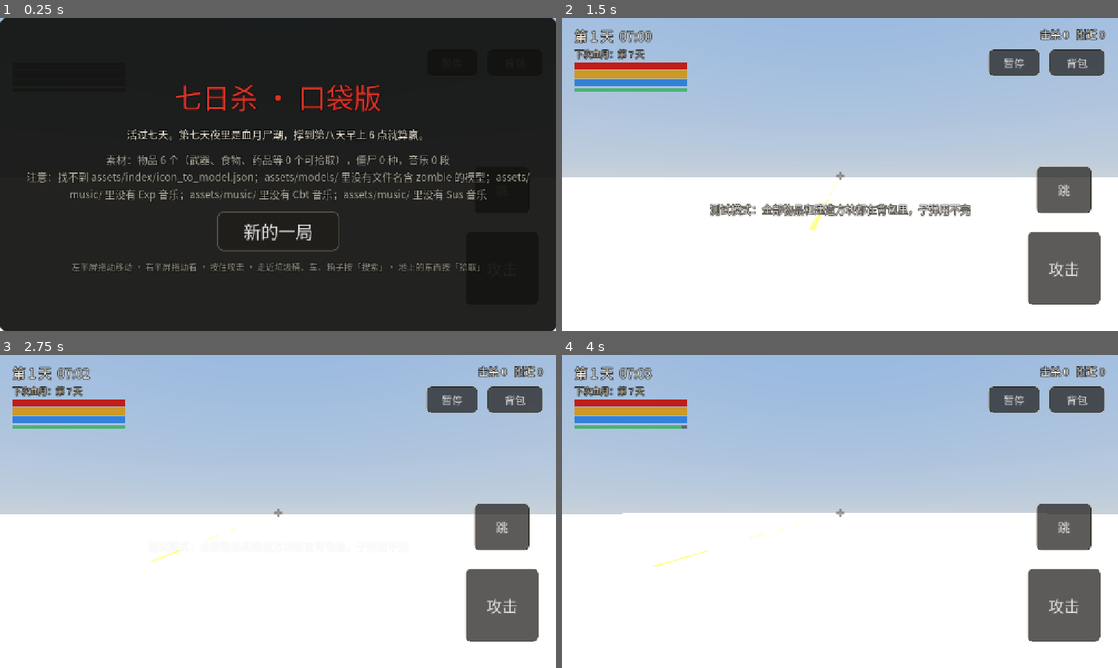
Above: before the commit, frames 1-4 (two rows, left to right).
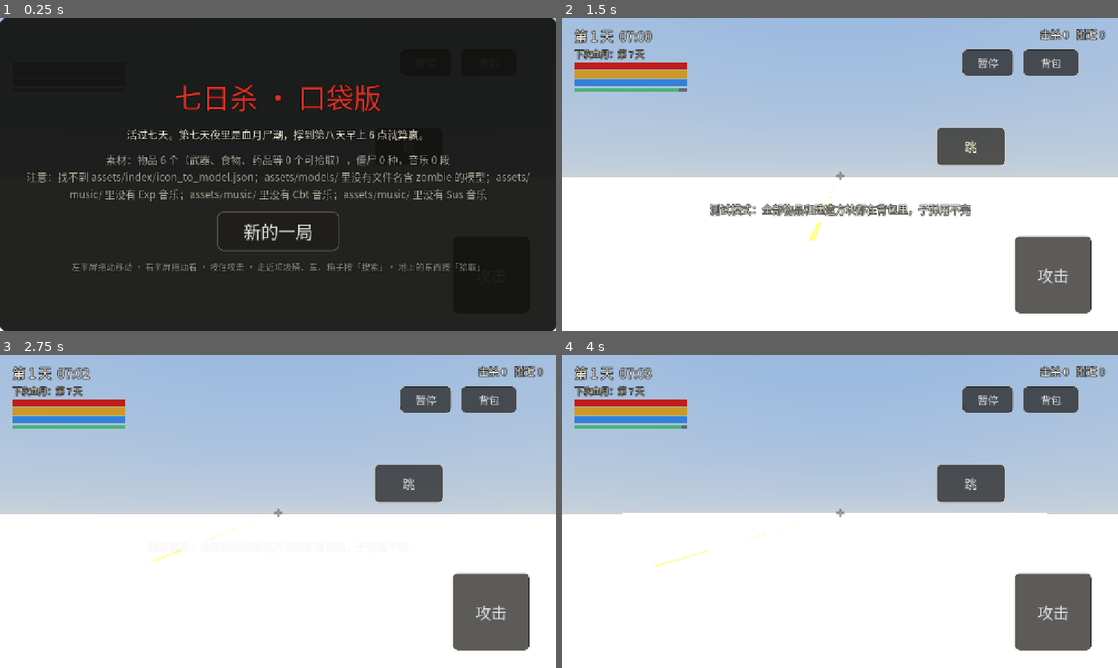
Above: after the commit, the same moments.

Repository: langhua98/7day
Game: Godot game, scene res://scenes/main.tscn
Same seed, same stepped clock (60 frames per second), same inputs: the game is played once before the commit and once after it.
Inputs (mouse positions are in pixels of both pictures, inside the frame that each line leads up to):
- Up to frame 1 (0.25 s): no input
- Up to frame 2 (1.5 s): click "新的一局" at 0.5 s; tap Enter at 1.25 s; move the mouse to (962, 158) at 1.27 s; hold D from 1.28 s (still down); hold R from 1.28 s (still down); click (962, 158) at 1.42 s
- Up to frame 3 (2.75 s): tap Space at 1.52, 2 s; release D at 2 s; release R at 2 s; drag from (166, 527) to (250, 574) at 2.02 s
- Up to frame 4 (4 s): move the mouse to (895, 442) at 2.77 s; hold D 2.78-3.5 s; hold F 2.78-3.5 s; tap Enter at 3.5 s; drag from (812, 574) to (673, 464) at 3.52 s

The runs differ from the first frame. In frame 2, 6.2% of the frame differs, in the area x 21-98%, y 10-95%; in frame 3, 6.1%; in frame 4, 6.1%.

Commit message:
iOS 触屏：重排按钮、按下反馈、摇杆死区、UI 验收

Diff:
--- a/scripts/hud.gd
+++ b/scripts/hud.gd
@@ -67,6 +67,7 @@
 var _cross_tween: Tween
 var _hit_tween: Tween
 const JOY_RADIUS := 90.0
+const JOY_DEADZONE := 0.12
 const QUALITY_COLORS := [Color(0.7, 0.7, 0.7), Color(0.65, 0.45, 0.25), Color(0.9, 0.8, 0.2),
 	Color(0.3, 0.8, 0.3), Color(0.3, 0.55, 1.0), Color(0.7, 0.35, 1.0)]
 
@@ -161,14 +162,14 @@
 
 	# 底部快捷栏
 	_hotbar.set_anchors_preset(Control.PRESET_CENTER_BOTTOM)
-	_hotbar.position = Vector2(-330, -104)
+	_hotbar.position = Vector2(-330, -150)
 	_hotbar.add_theme_constant_override("separation", 8)
 	_root.add_child(_hotbar)
 
 	_attack_btn.text = "攻击"
 	_attack_btn.set_anchors_preset(Control.PRESET_BOTTOM_RIGHT)
-	_attack_btn.position = Vector2(-210, -230)
-	_attack_btn.size = Vector2(170, 170)
+	_attack_btn.position = Vector2(-240, -220)
+	_attack_btn.size = Vector2(180, 180)
 	_attack_btn.add_theme_font_size_override("font_size", 36)
 	# 攻击、背包、快捷栏都在 _input 里按触点自己处理：
 	# 系统自带的按钮只认第一根手指，一边走路一边按攻击会没反应
@@ -177,8 +178,8 @@
 
 	_aim_btn.text = "瞄准"
 	_aim_btn.set_anchors_preset(Control.PRESET_BOTTOM_RIGHT)
-	_aim_btn.position = Vector2(-430, -230)
-	_aim_btn.size = Vector2(150, 110)
+	_aim_btn.position = Vector2(-240, -350)
+	_aim_btn.size = Vector2(180, 100)
 	_aim_btn.add_theme_font_size_override("font_size", 32)
 	_aim_btn.mouse_filter = Control.MOUSE_FILTER_IGNORE
 	_aim_btn.visible = false
@@ -186,8 +187,8 @@
 
 	# 搜索 / 拾取：走近容器或地上的东西才出现
 	_action_btn.set_anchors_preset(Control.PRESET_BOTTOM_RIGHT)
-	_action_btn.position = Vector2(-420, -280)
-	_action_btn.size = Vector2(190, 110)
+	_action_btn.position = Vector2(-420, -350)
+	_action_btn.size = Vector2(160, 100)
 	_action_btn.add_theme_font_size_override("font_size", 26)
 	_action_btn.mouse_filter = Control.MOUSE_FILTER_IGNORE
 	_action_btn.clip_text = true
@@ -195,7 +196,7 @@
 	_root.add_child(_action_btn)
 
 	# 换弹、跳：按钮也在 _input 里按触点处理
-	for pair in [[_reload_btn, "换弹", Vector2(-420, -400), Vector2(160, 100)], [_jump_btn, "跳", Vector2(-190, -380), Vector2(130, 110)]]:
+	for pair in [[_reload_btn, "换弹", Vector2(-240, -470), Vector2(180, 90)], [_jump_btn, "跳", Vector2(-420, -470), Vector2(160, 90)]]:
 		var b: Button = pair[0]
 		b.text = pair[1]
 		b.set_anchors_preset(Control.PRESET_BOTTOM_RIGHT)
@@ -206,9 +207,9 @@
 		_root.add_child(b)
 	_reload_btn.visible = false
 	# 子弹数：弹匣里 / 背包里
-	_ammo.set_anchors_preset(Control.PRESET_BOTTOM_RIGHT)
-	_ammo.position = Vector2(-230, -280)
-	_ammo.size = Vector2(210, 44)
+	_ammo.set_anchors_preset(Control.PRESET_CENTER_BOTTOM)
+	_ammo.position = Vector2(-110, -200)
+	_ammo.size = Vector2(220, 44)
 	_ammo.horizontal_alignment = HORIZONTAL_ALIGNMENT_CENTER
 	_ammo.add_theme_font_size_override("font_size", 40)
 	_ammo.add_theme_font_override("font", Hud.number_font())
@@ -240,7 +241,7 @@
 
 	_bag_btn.text = "背包"
 	_bag_btn.set_anchors_preset(Control.PRESET_TOP_RIGHT)
-	_bag_btn.position = Vector2(-160, 70)
+	_bag_btn.position = Vector2(-220, 70)
 	_bag_btn.size = Vector2(130, 64)
 	_bag_btn.mouse_filter = Control.MOUSE_FILTER_IGNORE
 	_root.add_child(_bag_btn)
@@ -289,7 +290,7 @@
 
 	_pause_btn.text = "暂停"
 	_pause_btn.set_anchors_preset(Control.PRESET_TOP_RIGHT)
-	_pause_btn.position = Vector2(-300, 70)
+	_pause_btn.position = Vector2(-360, 70)
 	_pause_btn.size = Vector2(120, 64)
 	_pause_btn.mouse_filter = Control.MOUSE_FILTER_IGNORE
 	_root.add_child(_pause_btn)
@@ -479,12 +480,14 @@
 
 
 func set_paused(on: bool) -> void:
+	if on:
+		_release_touches()
 	_pause_panel.visible = on
-	_press_attack(false)
 	get_tree().paused = on
 
 
 func show_start(can_continue: bool) -> void:
+	_release_touches()
 	_continue_btn.visible = can_continue
 	_start_panel.visible = true
 	_end_panel.visible = false
@@ -509,7 +512,7 @@
 
 
 func show_end(text: String) -> void:
-	attack_held = false
+	_release_touches()
 	_end_label.text = text
 	_end_panel.visible = true
 
@@ -686,6 +689,23 @@
 	_attack_btn.modulate = Color(1.6, 0.7, 0.6) if pressed else Color.WHITE
 
 
+func _flash(control: Control) -> void:
+	control.modulate = Color(1.5, 1.3, 0.9)
+	var tw := create_tween()
+	tw.tween_property(control, "modulate", Color.WHITE, 0.12)
+
+
+func _release_touches() -> void:
+	_press_attack(false)
+	_aim_id = -1
+	aim_held = false
+	_aim_btn.modulate = Color.WHITE
+	_joy_id = -1
+	move = Vector2.ZERO
+	_reset_joystick()
+	_look_id = -1
+
+
 func _touch_down(index: int, pos: Vector2) -> void:
 	if _aim_btn.visible and _aim_btn.get_global_rect().grow(12).has_point(pos):
 		_aim_id = index
@@ -697,23 +717,28 @@
 		_press_attack(true)
 		return
 	if _reload_btn.visible and _reload_btn.get_global_rect().grow(10).has_point(pos):
+		_flash(_reload_btn)
 		reload_pressed.emit()
 		return
 	if _jump_btn.get_global_rect().grow(10).has_point(pos):
+		_flash(_jump_btn)
 		jump_pressed.emit()
 		return
 	if _action_btn.visible and _action_btn.get_global_rect().grow(12).has_point(pos):
+		_flash(_action_btn)
 		action_pressed.emit()
 		return
-	if _pause_btn.get_global_rect().has_point(pos):
+	if _pause_btn.get_global_rect().grow(10).has_point(pos):
 		set_paused(true)
 		return
-	if _bag_btn.get_global_rect().has_point(pos):
+	if _bag_btn.get_global_rect().grow(10).has_point(pos):
 		_bag_panel.visible = true
-		_press_attack(false)
+		_release_touches()
+		_flash(_bag_btn)
 		return
 	for slot in _hotbar.get_children():
 		if (slot as Control).get_global_rect().has_point(pos):
+			_flash(slot)
 			item_used.emit(slot.get_meta("item"))
 			return
 	var half := get_viewport().get_visible_rect().size.x * 0.5
@@ -758,7 +783,11 @@
 			if d.length() > JOY_RADIUS:
 				d = d.normalized() * JOY_RADIUS
 			_joy_knob.position = _joy_origin + d - _joy_knob.size * 0.5
-			move = Vector2(d.x, -d.y) / JOY_RADIUS
+			var raw := Vector2(d.x, -d.y) / JOY_RADIUS
+			if raw.length() <= JOY_DEADZONE:
+				move = Vector2.ZERO
+			else:
+				move = raw.normalized() * clampf((raw.length() - JOY_DEADZONE) / (1.0 - JOY_DEADZONE), 0.0, 1.0)
 		elif event.index == _look_id:
 			look_delta += event.position - _look_last
 			_look_last = event.position
--- /dev/null
+++ b/tests/test_ui.gd
@@ -0,0 +1,101 @@
+extends Node
+## iOS 触屏验收：按钮不重叠、点击能触发、摇杆有死区。
+
+var hud: Hud
+var failures: Array[String] = []
+
+
+func _ready() -> void:
+	hud = Hud.new()
+	add_child(hud)
+	await get_tree().process_frame
+	hud.set_ammo("12 / 120  9mm 普通")
+	hud.set_action("搜索\n垃圾桶")
+
+	var attack: Rect2 = hud._attack_btn.get_global_rect()
+	var aim: Rect2 = hud._aim_btn.get_global_rect()
+	var reload: Rect2 = hud._reload_btn.get_global_rect()
+	var jump: Rect2 = hud._jump_btn.get_global_rect()
+	var action: Rect2 = hud._action_btn.get_global_rect()
+	var bag: Rect2 = hud._bag_btn.get_global_rect()
+	var pause: Rect2 = hud._pause_btn.get_global_rect()
+	check(not attack.intersects(aim), "攻击和瞄准不能重叠")
+	check(not aim.intersects(action), "瞄准和搜索不能重叠")
+	check(not reload.intersects(aim), "换弹和瞄准不能重叠")
+	check(not jump.intersects(reload), "跳和换弹不能重叠")
+	check(not bag.intersects(pause), "背包和暂停不能重叠")
+	check(attack.size.x >= 150 and attack.size.y >= 150, "攻击键至少 150×150")
+	check(reload.size.y >= 80 and jump.size.y >= 80, "换弹/跳键至少 80 高")
+	check(aim.get_center().y < attack.get_center().y, "瞄准在攻击上方")
+	check(action.get_center().x < aim.get_center().x, "搜索在瞄准左侧")
+
+	hud._touch_down(1, aim.get_center())
+	check(hud.aim_held, "按住瞄准应生效")
+	hud._touch_up(1)
+	check(not hud.aim_held, "松开瞄准应取消")
+
+	hud._touch_down(2, attack.get_center())
+	check(hud.attack_held, "按住攻击应生效")
+	hud._touch_up(2)
+	check(not hud.attack_held, "松开攻击应取消")
+
+	var reloads := [0]
+	var jumps := [0]
+	var actions := [0]
+	hud.reload_pressed.connect(func(): reloads[0] += 1)
+	hud.jump_pressed.connect(func(): jumps[0] += 1)
+	hud.action_pressed.connect(func(): actions[0] += 1)
+	hud._touch_down(3, reload.get_center())
+	check_eq(reloads[0], 1, "点换弹应发信号")
+	hud._touch_up(3)
+	hud._touch_down(4, jump.get_center())
+	check_eq(jumps[0], 1, "点跳应发信号")
+	hud._touch_up(4)
+	hud._touch_down(5, action.get_center())
+	check_eq(actions[0], 1, "点搜索应发信号")
+	hud._touch_up(5)
+
+	hud._touch_down(6, bag.get_center())
+	check(hud._bag_panel.visible, "点背包应打开")
+	hud._bag_panel.visible = false
+	hud._touch_down(7, pause.get_center())
+	check(hud._pause_panel.visible, "点暂停应打开")
+	hud.set_paused(false)
+
+	# 摇杆：先 10px 不应该移动，推到 90px 才移动
+	var left := Vector2(200, 500)
+	hud._touch_down(8, left)
+	check(hud._joy_id == 8, "左半屏应启动摇杆")
+	var drag := InputEventScreenDrag.new()
+	drag.index = 8
+	drag.position = hud._joy_origin + Vector2(10, 0)
+	hud._input(drag)
+	check(hud.move.length() < 0.01, "摇杆死区内不应移动")
+	drag.position = hud._joy_origin + Vector2(90, 0)
+	hud._input(drag)
+	check(hud.move.x > 0.7, "摇杆推到底应接近满速")
+	hud._touch_up(8)
+	check(hud.move == Vector2.ZERO, "松手摇杆应归零")
+
+	_finish()
+
+
+func check(condition: bool, message: String) -> void:
+	if not condition:
+		failures.append(message)
+
+
+func check_eq(actual: Variant, expected: Variant, message: String) -> void:
+	if actual != expected:
+		failures.append("%s：期望 %s，实际 %s" % [message, expected, actual])
+
+
+func _finish() -> void:
+	if failures.is_empty():
+		print("PASS test_ui")
+		get_tree().quit(0)
+		return
+	for f in failures:
+		push_error("test_ui: " + f)
+	print("FAIL test_ui（%d 项）" % failures.size())
+	get_tree().quit(1)
--- /dev/null
+++ b/tests/test_ui.tscn
@@ -0,0 +1,6 @@
+[gd_scene load_steps=2 format=3]
+
+[ext_resource type="Script" path="res://tests/test_ui.gd" id="1"]
+
+[node name="TestUi" type="Node"]
+script = ExtResource("1")
Not shown, added: tests/test_ui.gd.uid
Not shown, changed: .github/workflows/ios.yml
